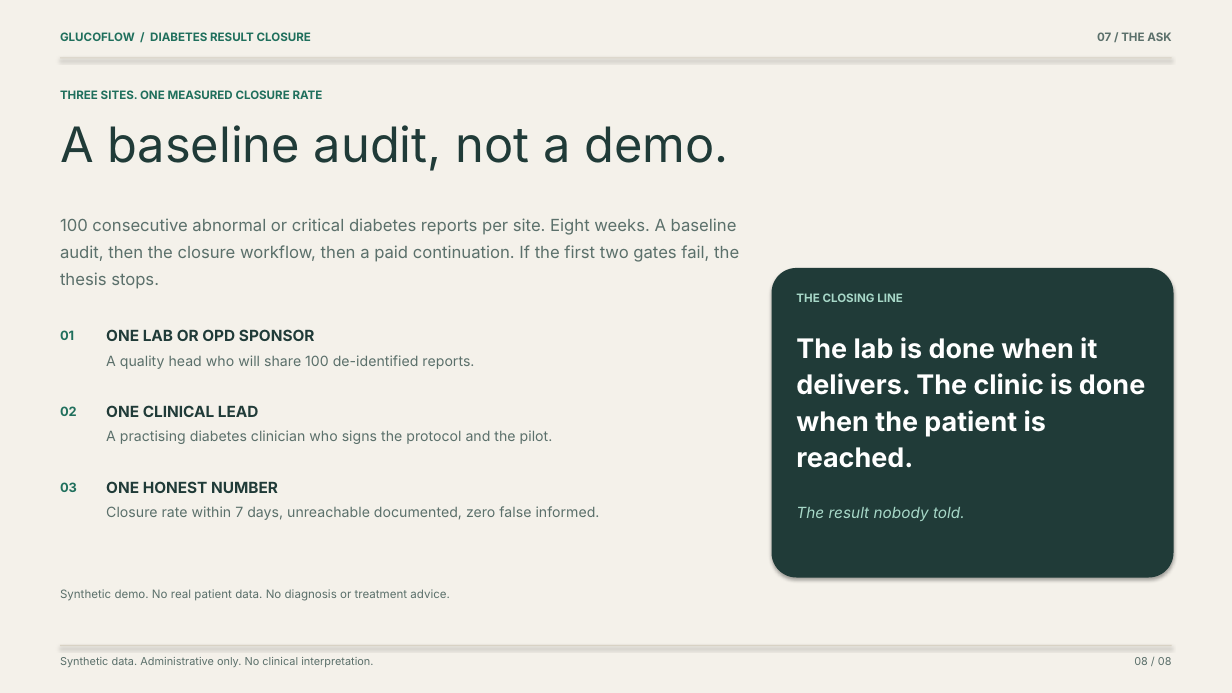
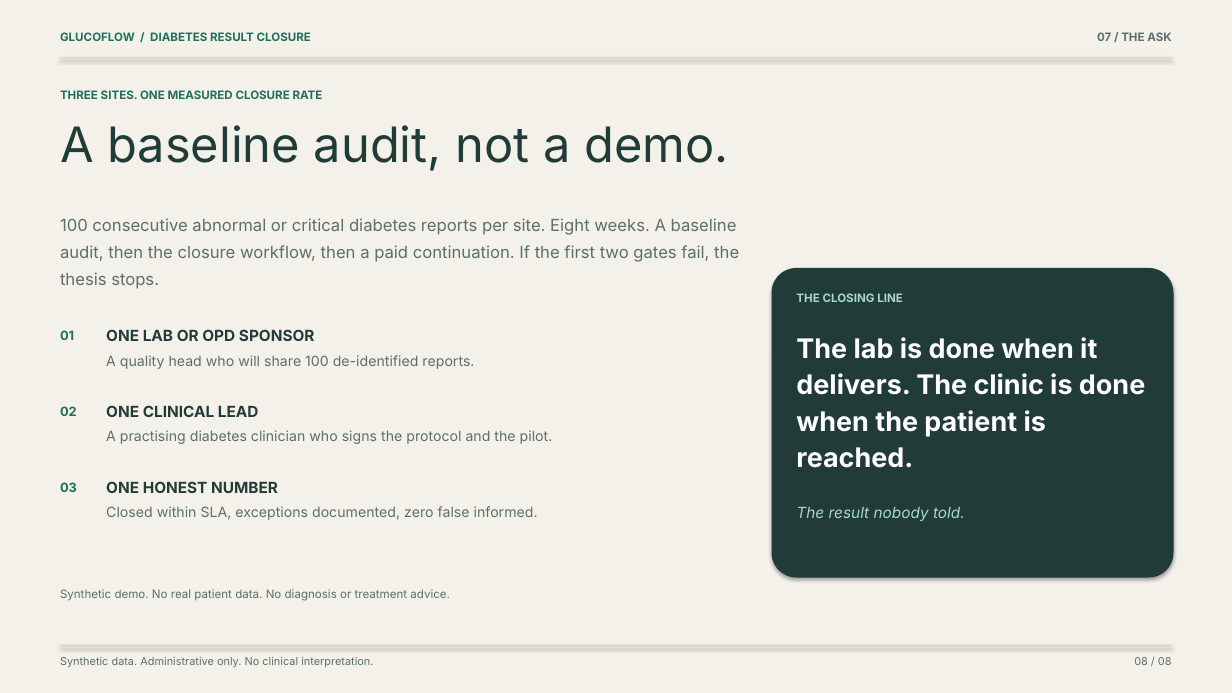
Before and after one commit to wysh3/glucoflow, a slide deck: slide 8 of deliverables/final/Result_Ledger_Deck.pptx. Drawn at 1232x693 pixels with LibreOffice and Linux fonts; fonts in the diff are those of the drawing. Boxes give left, top, right and bottom in pixels: in the first picture for what was removed or moved away, otherwise in the second. Text is boxed around its words. In the diff, an @@ line names an element or a change of style, - is before the commit and + after.

```diff
--- a/deliverables/final/Result_Ledger_Deck.pptx
+++ b/deliverables/final/Result_Ledger_Deck.pptx
@@ text at bbox=[106, 506, 538, 520]: text changed @@
-Closure rate within 7 days, unreachable documented, zero false informed.
+Closed within SLA, exceptions documented, zero false informed.
```
Also in this commit, not shown: 6 other slides changed, 10 other files.
